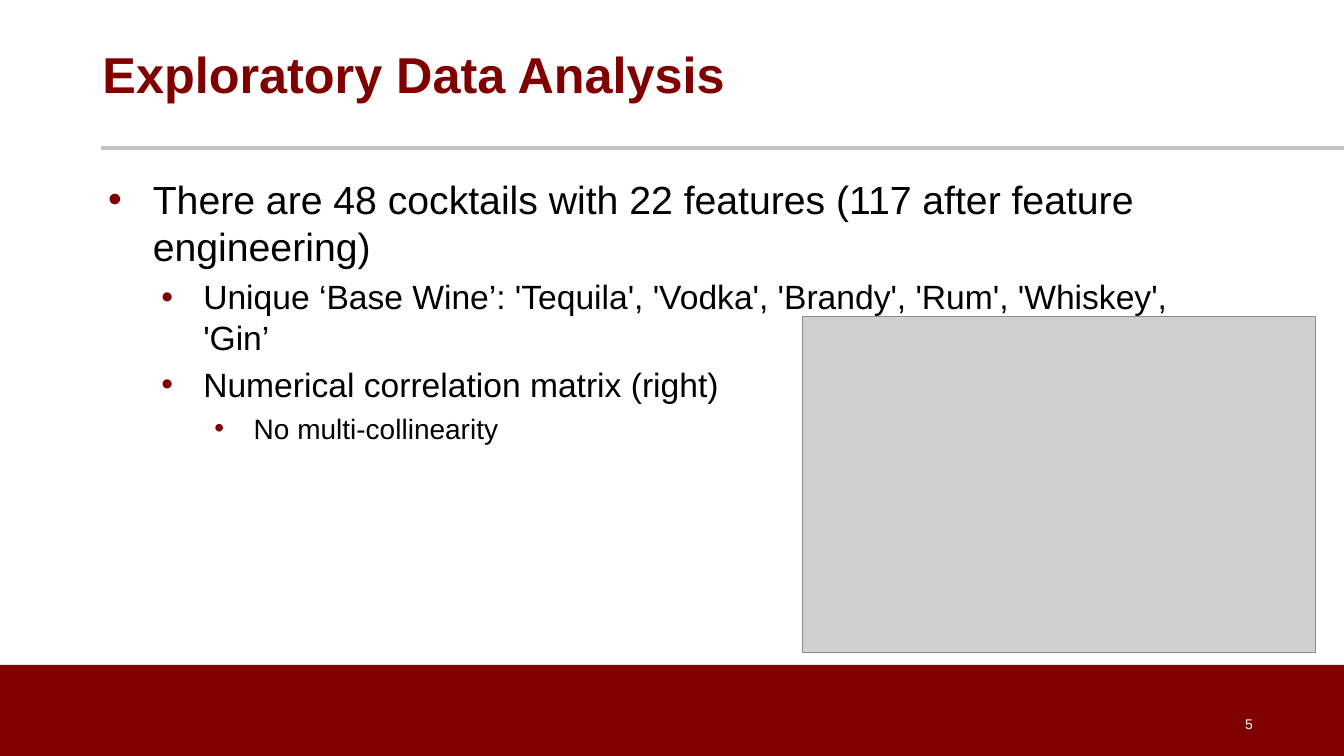
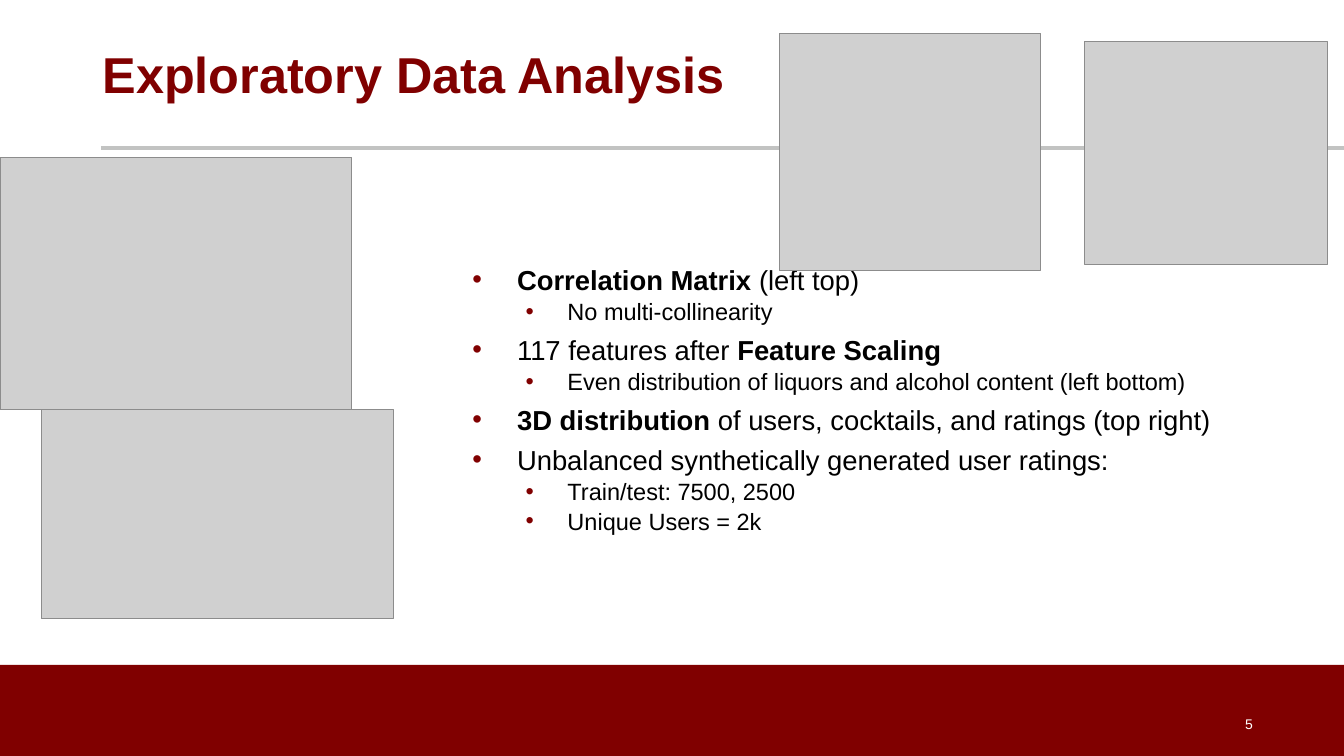
Before and after one commit to dpatel77/CocktailRecommenderSystem, a slide deck: slide 5 of Cocktail_Recommendation_System.pptx. Drawn at 1344x756 pixels with LibreOffice and Linux fonts; fonts in the diff are those of the drawing; grey boxes stand for pictures; background and template pictures are left out. Boxes give left, top, right and bottom in pixels: in the first picture for what was removed or moved away, otherwise in the second. Text is boxed around its words. In the diff, an @@ line names an element or a change of style, - is before the commit and + after.

```diff
--- a/Cocktail_Recommendation_System.pptx
+++ b/Cocktail_Recommendation_System.pptx
@@ picture added at (x1=779, y1=33, x2=1042, y2=270) @@
@@ picture added at (x1=1085, y1=41, x2=1328, y2=264) @@
@@ picture added at (x1=0, y1=157, x2=352, y2=409) @@
@@ text "Correlation Matrix (left top)" moved from (x1=153, y1=185, x2=1167, y2=444) to (x1=517, y1=268, x2=1210, y2=535) @@
@@ text "Correlation Matrix (left top)" at (x1=517, y1=268, x2=1210, y2=535): size 20 to 16.8 pt in "No multi-collinearity"; list level 3 to 2 in "No multi-collinearity"; line spacing 1 to 0.8 @@
@@ text at (x1=517, y1=268, x2=859, y2=295): text changed; size 24 to 19.6 pt; bold on @@
-• There are 48 cocktails with 22 features (117 after feature engineering)
-  • Unique ‘Base Wine’: 'Tequila', 'Vodka', 'Brandy', 'Rum', 'Whiskey', 'Gin’
-  • Numerical correlation matrix (right)
+• Correlation Matrix (left top)
@@ picture removed at (x1=803, y1=317, x2=1315, y2=653) @@
@@ text at (x1=517, y1=340, x2=1210, y2=535): paragraphs added @@
+• 117 features after Feature Scaling
+  • Even distribution of liquors and alcohol content (left bottom)
+• 3D distribution of users, cocktails, and ratings (top right)
+• Unbalanced synthetically generated user ratings:
+  • Train/test: 7500, 2500
+  • Unique Users = 2k
@@ picture added at (x1=41, y1=409, x2=393, y2=619) @@
```
Also in this commit, not shown: 6 other slides changed, 12 slides added, 1 slide removed.
